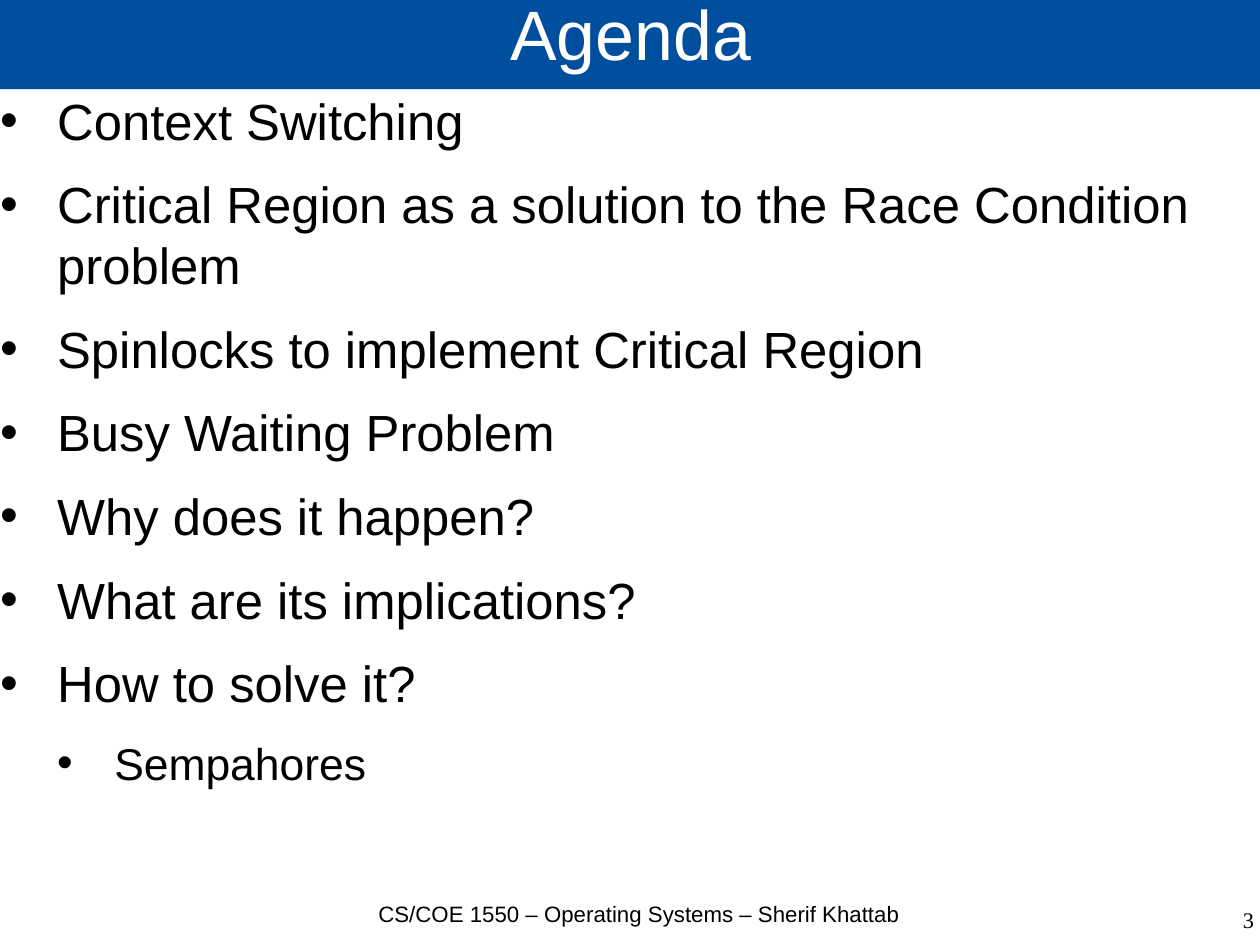
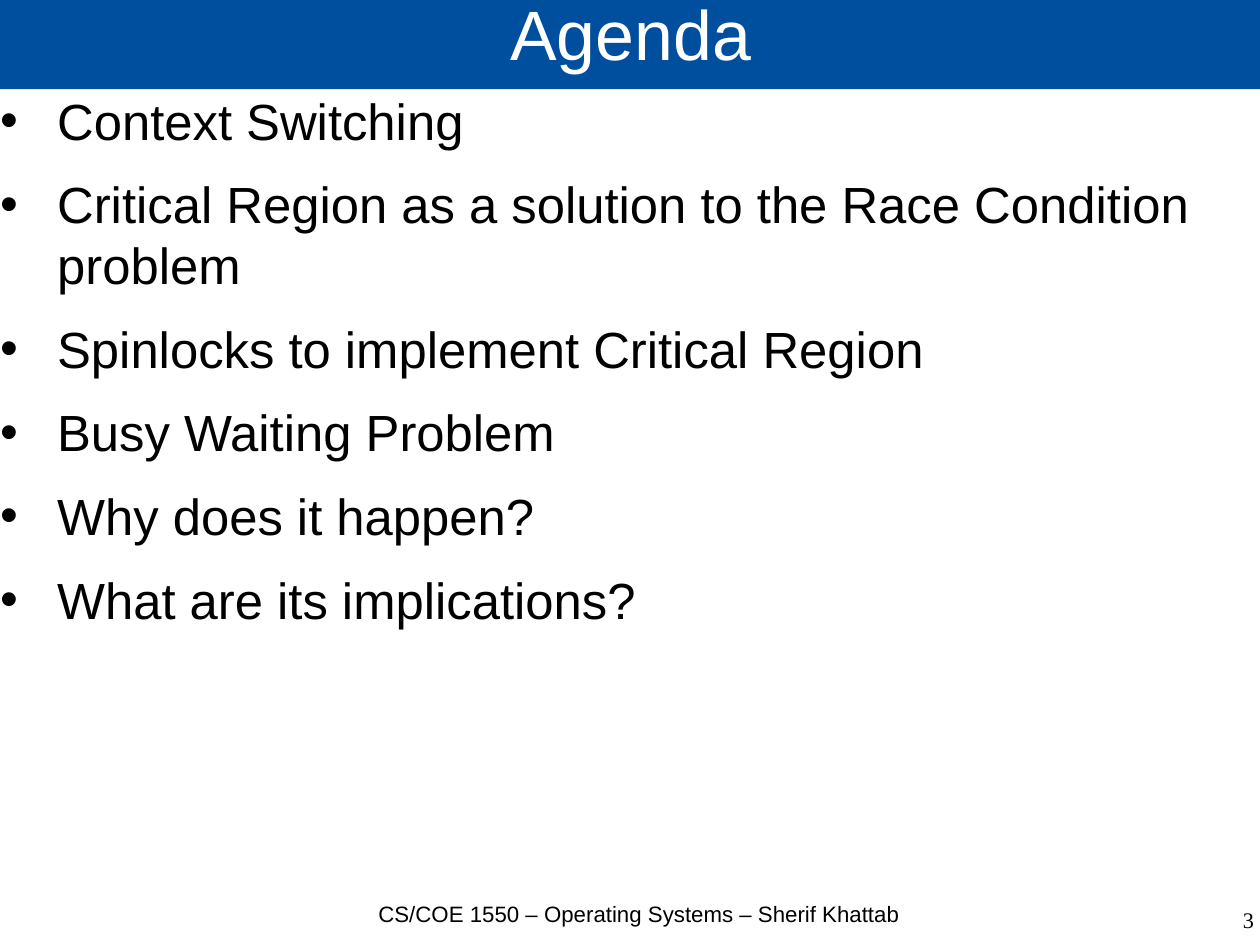
Before and after one commit to cs1550-2244/cs1550-code-handouts, a slide deck: slide 3 of DraftSlides/Lecture3.pptx. Drawn at 1260x945 pixels with LibreOffice and Linux fonts; fonts in the diff are those of the drawing. Boxes give left, top, right and bottom in pixels: in the first picture for what was removed or moved away, otherwise in the second. Text is boxed around its words. In the diff, an @@ line names an element or a change of style, - is before the commit and + after.

```diff
--- a/DraftSlides/Lecture3.pptx
+++ b/DraftSlides/Lecture3.pptx
@@ text at bbox=[57, 665, 416, 789]: paragraphs removed @@
-• How to solve it?
-  • Sempahores
```
Also in this commit, not shown: 9 slides removed, 3 other files.
